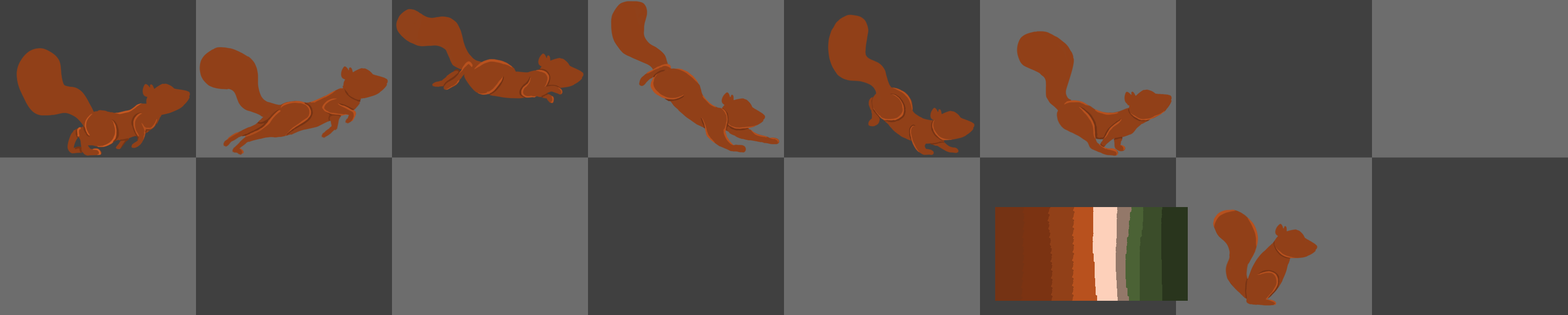
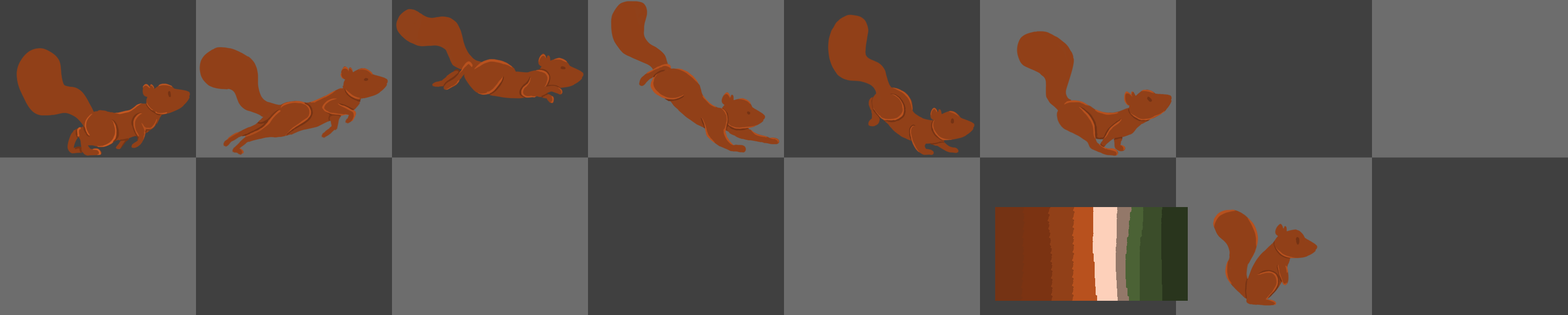
Layered file, before and after one edit (w=1568, h=315). Changes by layer:
added layer "Calque 35" above "Groupe 1" over (142, 53, 1300, 287)
painted on "Calque 34" over (1147, 97, 1290, 286)
